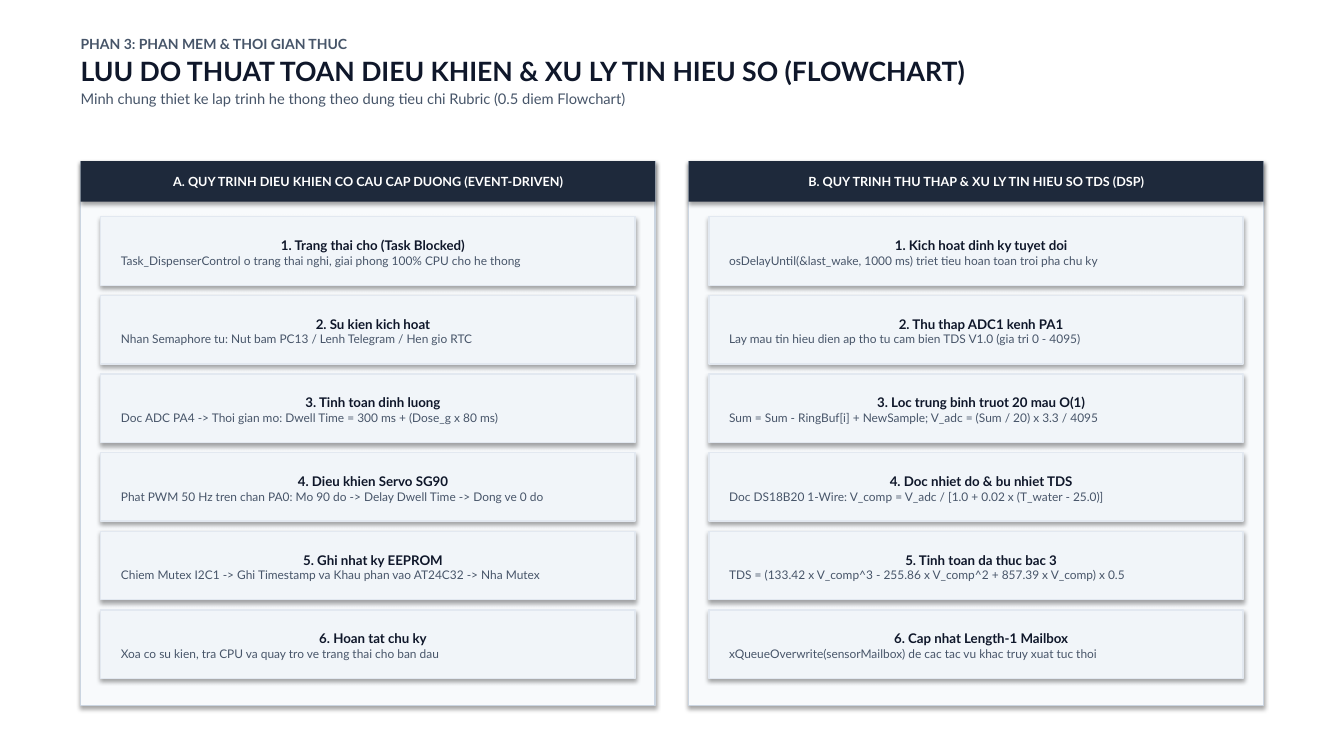
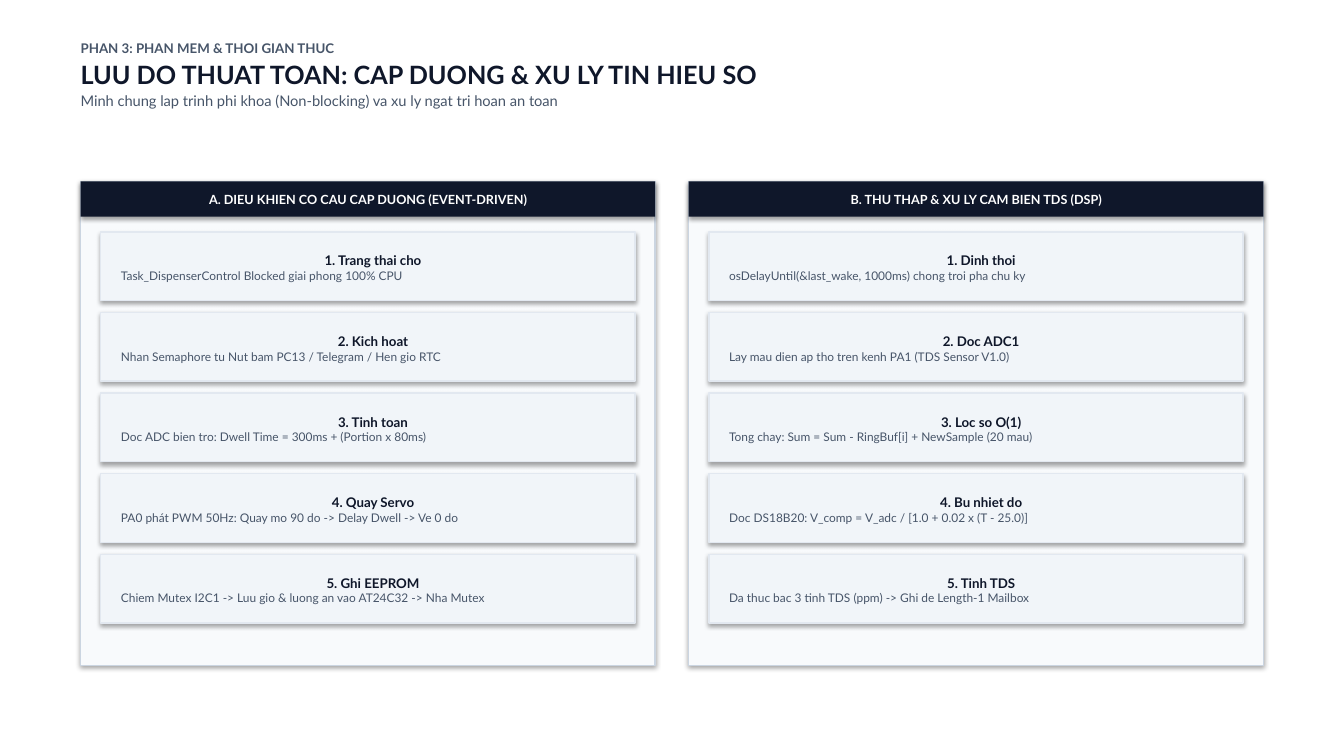
Before and after one commit to Nonne07/mcp201-aquatic-guardian, a slide deck: slide 6 of AQUATIC_GUARDIAN_SLIDES.pptx. Drawn at 1344x756 pixels with LibreOffice and Linux fonts; fonts in the diff are those of the drawing. Boxes give left, top, right and bottom in pixels: in the first picture for what was removed or moved away, otherwise in the second. Text is boxed around its words. In the diff, an @@ line names an element or a change of style, - is before the commit and + after.

```diff
--- a/AQUATIC_GUARDIAN_SLIDES.pptx
+++ b/AQUATIC_GUARDIAN_SLIDES.pptx
@@ text at [81, 43, 334, 53]: size 10 to 9.5 pt in "PHAN 3: PHAN MEM & THOI GIAN ..." @@
@@ text at [81, 65, 757, 109]: text changed @@
-LUU DO THUAT TOAN DIEU KHIEN & XU LY TIN HIEU SO (FLOWCHART)
-Minh chung thiet ke lap trinh he thong theo dung tieu chi Rubric (0.5 diem Flowchart)
+LUU DO THUAT TOAN: CAP DUONG & XU LY TIN HIEU SO
+Minh chung lap trinh phi khoa (Non-blocking) va xu ly ngat tri hoan an toan
@@ rectangle "A. DIEU KHIEN CO CAU ...": place and size @@
-rectangle "A. DIEU KHIEN CO CAU ..." at [81, 161, 655, 202]
+rectangle "A. DIEU KHIEN CO CAU ..." at [81, 181, 655, 217]
@@ rectangle "A. DIEU KHIEN CO CAU ..." at [81, 181, 655, 217]: fill #1E293B to #0F172A @@
@@ rectangle: place and size @@
-rectangle at [81, 161, 655, 706]
+rectangle at [81, 181, 655, 665]
@@ text in rectangle at [209, 194, 527, 206]: text changed @@
-A. QUY TRINH DIEU KHIEN CO CAU CAP DUONG (EVENT-DRIVEN)
+A. DIEU KHIEN CO CAU CAP DUONG (EVENT-DRIVEN)
@@ rectangle "B. THU THAP & XU ..." at [689, 181, 1263, 217]: fill #1E293B to #0F172A @@
@@ rectangle: place and size @@
-rectangle at [689, 161, 1263, 706]
+rectangle at [689, 181, 1263, 665]
@@ rectangle "B. THU THAP & XU ...": place and size @@
-rectangle "B. THU THAP & XU ..." at [689, 161, 1263, 202]
+rectangle "B. THU THAP & XU ..." at [689, 181, 1263, 217]
@@ text in rectangle at [851, 194, 1102, 206]: text changed @@
-B. QUY TRINH THU THAP & XU LY TIN HIEU SO TDS (DSP)
+B. THU THAP & XU LY CAM BIEN TDS (DSP)
@@ rectangle "1. Trang thai cho": place and size @@
-rectangle "1. Trang thai cho" at [101, 217, 635, 285]
+rectangle "1. Trang thai cho" at [101, 232, 635, 300]
@@ rectangle "1. Dinh thoi": place and size @@
-rectangle "1. Dinh thoi" at [709, 217, 1243, 285]
+rectangle "1. Dinh thoi" at [709, 232, 1243, 300]
@@ text in rectangle at [121, 255, 421, 282]: text changed @@
-1. Trang thai cho (Task Blocked)
-Task_DispenserControl o trang thai nghi, giai phong 100% CPU cho he thong
+1. Trang thai cho
+Task_DispenserControl Blocked giai phong 100% CPU
@@ text in rectangle at [729, 255, 1025, 282]: text changed @@
-1. Kich hoat dinh ky tuyet doi
-osDelayUntil(&last_wake, 1000 ms) triet tieu hoan toan troi pha chu ky
+1. Dinh thoi
+osDelayUntil(&last_wake, 1000ms) chong troi pha chu ky
@@ 6 rectangles: place and size @@
-6 rectangles at [101, 295, 1243, 521]
+6 rectangles at [101, 313, 1243, 542]
@@ text in rectangle at [121, 336, 441, 363]: text changed @@
-2. Su kien kich hoat
-Nhan Semaphore tu: Nut bam PC13 / Lenh Telegram / Hen gio RTC
+2. Kich hoat
+Nhan Semaphore tu Nut bam PC13 / Telegram / Hen gio RTC
@@ text in rectangle at [729, 336, 1020, 363]: text changed @@
-2. Thu thap ADC1 kenh PA1
-Lay mau tin hieu dien ap tho tu cam bien TDS V1.0 (gia tri 0 - 4095)
+2. Doc ADC1
+Lay mau dien ap tho tren kenh PA1 (TDS Sensor V1.0)
@@ text in rectangle at [121, 417, 426, 443]: text changed @@
-3. Tinh toan dinh luong
-Doc ADC PA4 -> Thoi gian mo: Dwell Time = 300 ms + (Dose_g x 80 ms)
+3. Tinh toan
+Doc ADC bien tro: Dwell Time = 300ms + (Portion x 80ms)
@@ text in rectangle at [729, 416, 1032, 443]: text changed @@
-3. Loc trung binh truot 20 mau O(1)
-Sum = Sum - RingBuf[i] + NewSample; V_adc = (Sum / 20) x 3.3 / 4095
+3. Loc so O(1)
+Tong chay: Sum = Sum - RingBuf[i] + NewSample (20 mau)
@@ text in rectangle at [121, 497, 458, 524]: text changed @@
-4. Dieu khien Servo SG90
-Phat PWM 50 Hz tren chan PA0: Mo 90 do -> Delay Dwell Time -> Dong ve 0 do
+4. Quay Servo
+PA0 phát PWM 50Hz: Quay mo 90 do -> Delay Dwell -> Ve 0 do
@@ text in rectangle at [729, 497, 1028, 524]: text changed @@
-4. Doc nhiet do & bu nhiet TDS
-Doc DS18B20 1-Wire: V_comp = V_adc / [1.0 + 0.02 x (T_water - 25.0)]
+4. Bu nhiet do
+Doc DS18B20: V_comp = V_adc / [1.0 + 0.02 x (T - 25.0)]
@@ rectangle "5. Ghi EEPROM": place and size @@
-rectangle "5. Ghi EEPROM" at [101, 531, 635, 600]
+rectangle "5. Ghi EEPROM" at [101, 555, 635, 623]
@@ rectangle "5. Tinh TDS": place and size @@
-rectangle "5. Tinh TDS" at [709, 531, 1243, 600]
+rectangle "5. Tinh TDS" at [709, 555, 1243, 623]
@@ text in rectangle at [121, 578, 485, 604]: text changed @@
-5. Ghi nhat ky EEPROM
-Chiem Mutex I2C1 -> Ghi Timestamp va Khau phan vao AT24C32 -> Nha Mutex
+5. Ghi EEPROM
+Chiem Mutex I2C1 -> Luu gio & luong an vao AT24C32 -> Nha Mutex
@@ text in rectangle at [729, 578, 1030, 604]: text changed @@
-5. Tinh toan da thuc bac 3
-TDS = (133.42 x V_comp^3 - 255.86 x V_comp^2 + 857.39 x V_comp) x 0.5
+5. Tinh TDS
+Da thuc bac 3 tinh TDS (ppm) -> Ghi de Length-1 Mailbox
@@ rectangle removed at [101, 610, 635, 679] @@
-6. Hoan tat chu ky
-Xoa co su kien, tra CPU va quay tro ve trang thai cho ban dau
@@ rectangle removed at [709, 610, 1243, 679] @@
-6. Cap nhat Length-1 Mailbox
-xQueueOverwrite(sensorMailbox) de cac tac vu khac truy xuat tuc thoi
```
Also in this commit, not shown: 12 other slides changed, 1 other file.
